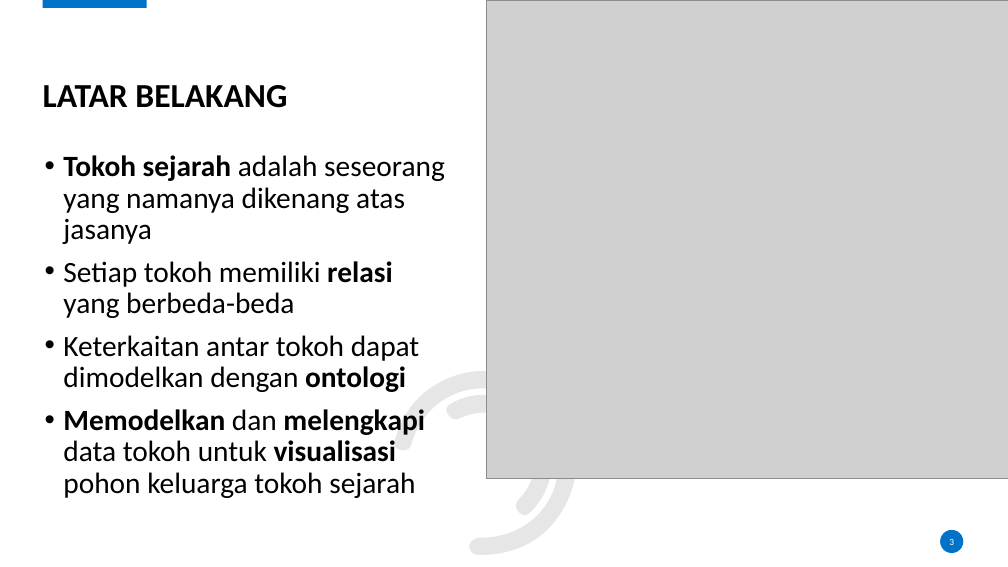
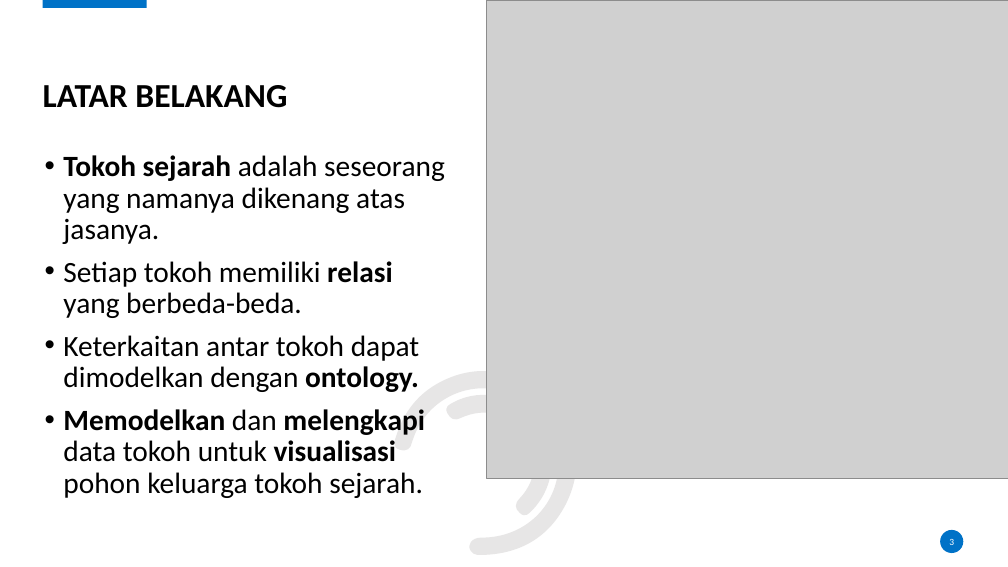
Before and after one commit to karyoutomoo/The-Tree-of-Heroes, a slide deck: slide 3 of 05111540000007-Faiq-Presentasi.pptx. Drawn at 1008x567 pixels with LibreOffice and Linux fonts; fonts in the diff are those of the drawing; grey boxes stand for pictures; background and template pictures are left out. Boxes give left, top, right and bottom in pixels: in the first picture for what was removed or moved away, otherwise in the second. Text is boxed around its words. In the diff, an @@ line names an element or a change of style, - is before the commit and + after.

```diff
--- a/05111540000007-Faiq-Presentasi.pptx
+++ b/05111540000007-Faiq-Presentasi.pptx
@@ text at box(63, 155, 445, 498): text changed @@
-• Tokoh sejarah adalah seseorang yang namanya dikenang atas jasanya
-• Setiap tokoh memiliki relasi yang berbeda-beda
-• Keterkaitan antar tokoh dapat dimodelkan dengan ontologi
-• Memodelkan dan melengkapi data tokoh untuk visualisasi pohon keluarga tokoh sejarah
+• Tokoh sejarah adalah seseorang yang namanya dikenang atas jasanya.
+• Setiap tokoh memiliki relasi yang berbeda-beda.
+• Keterkaitan antar tokoh dapat dimodelkan dengan ontology.
+• Memodelkan dan melengkapi data tokoh untuk visualisasi pohon keluarga tokoh sejarah.
```
Also in this commit, not shown: 30 other slides changed, 1 other file.
